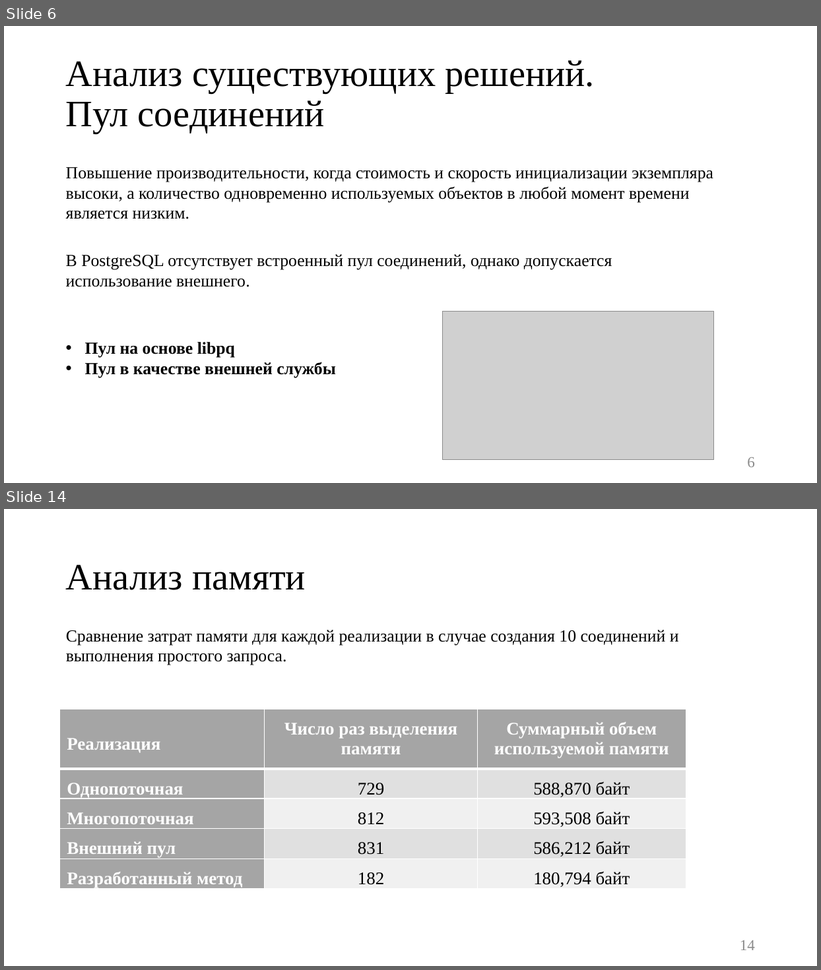
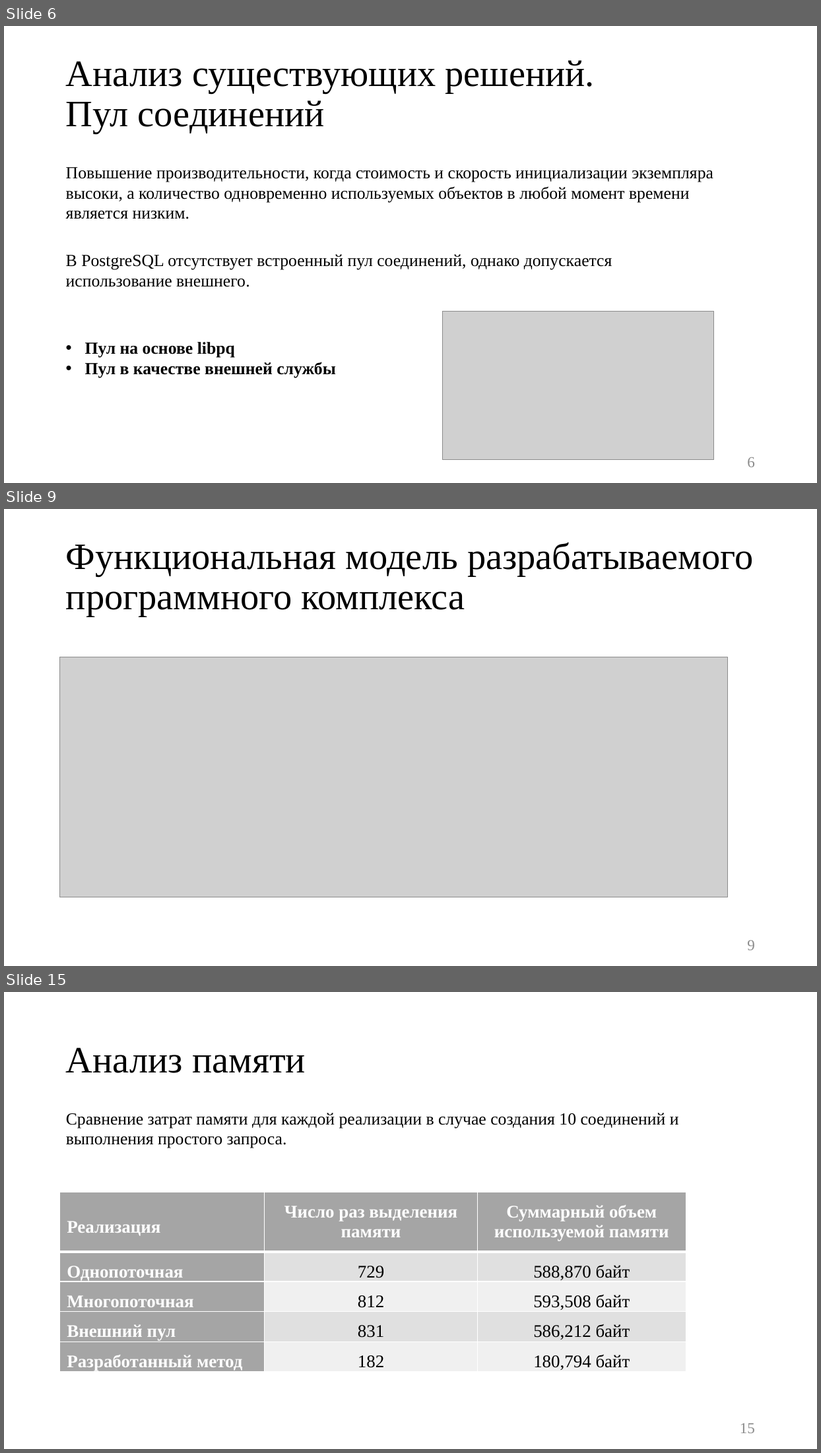
Before and after one commit to platosha-git/Diplom-theory, a slide deck: Презентация.pptx. Shown one above the other, each under a label of ours: slides 6 and 14 before the commit, slides 6, 9 and 15 after it; the slides between them are not shown. The pictures are 821x970 and 821x1453 pixels, drawn with LibreOffice and Linux fonts; fonts in the diff are those of the drawing; grey boxes stand for pictures. Boxes give left, top, right and bottom in pixels: in the first picture for what was removed or moved away, otherwise in the second. Text is boxed around its words. In the diff, an @@ line names an element or a change of style, - is before the commit and + after.

```diff
--- a/Презентация.pptx
+++ b/Презентация.pptx
@@ slide 9 added at (4,509,817,966), background #FFFFFF @@
@@ title added at (66,542,754,617), 44 pt, text #000000 @@
+Функциональная модель разрабатываемого программного комплекса
@@ picture added at (60,657,728,898) @@
@@ page number added at (747,941,755,951), 18 pt, text #8C8C8C @@
+9
@@ what was slide 14 is now slide 15 @@
@@ page number at (740,1424,755,1434): text changed @@
-14
+15
```
Also in this commit, not shown: 11 slides changed, 2 other slides added, 2 slides removed, 10 other files.
